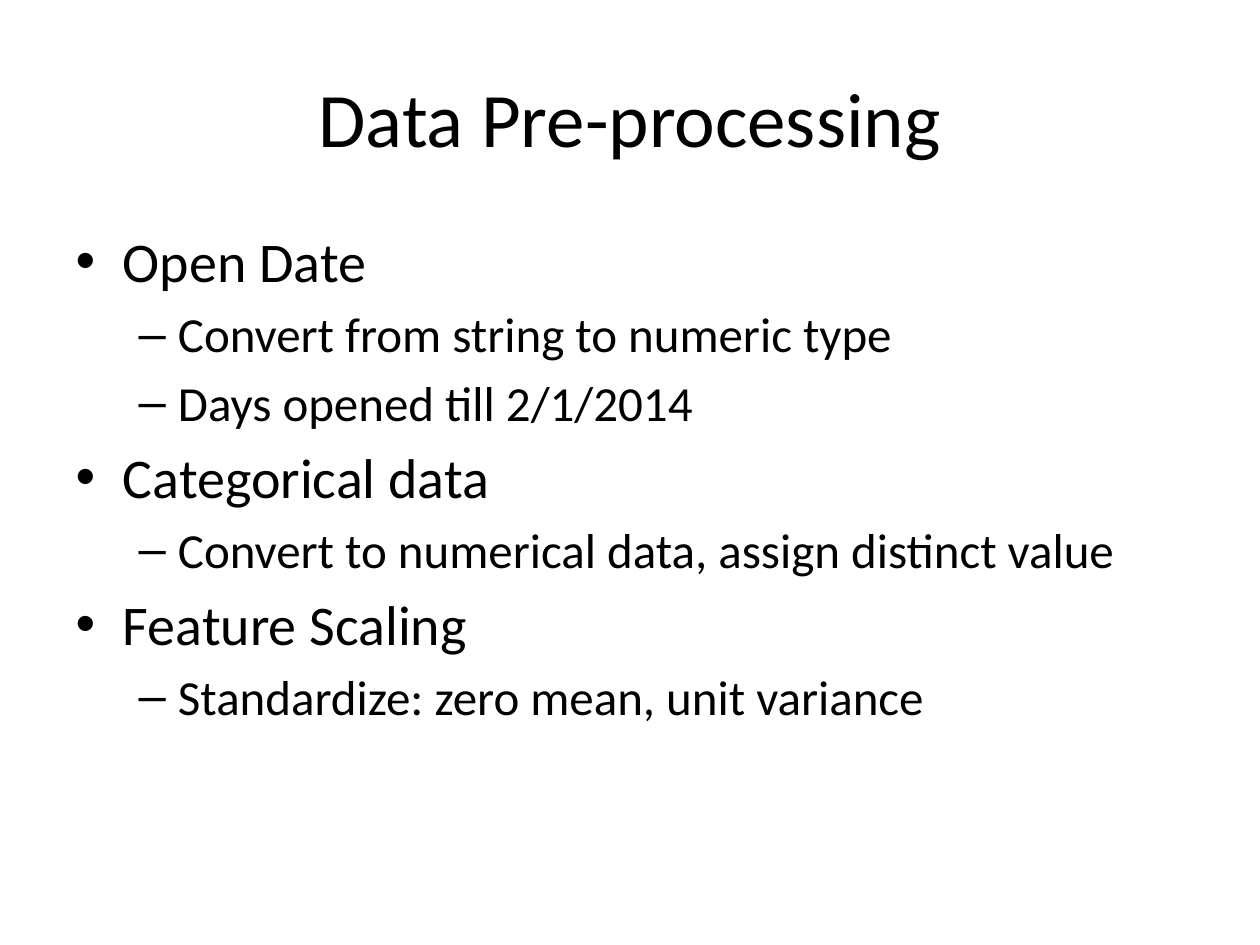
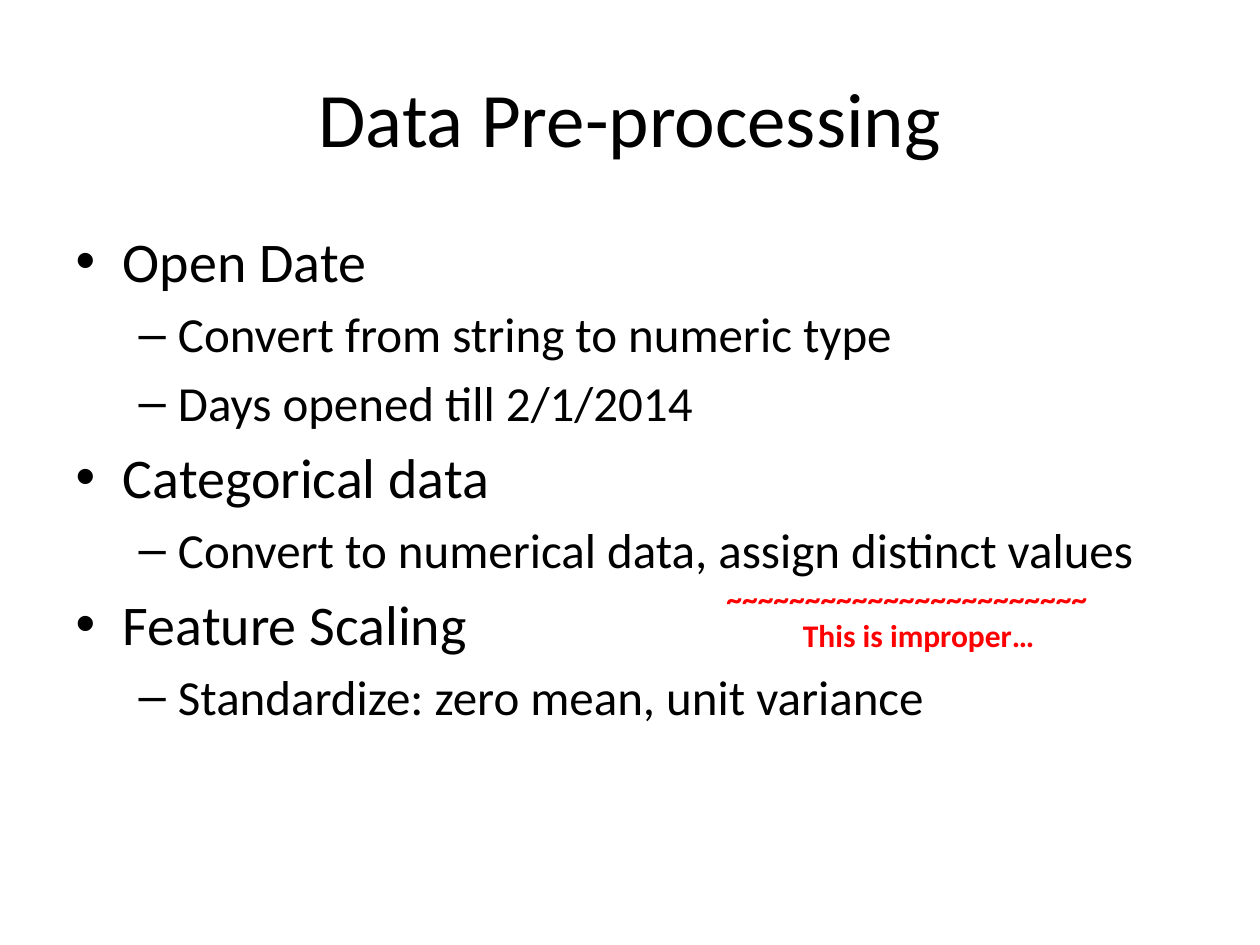
Before and after one commit to hxwang/revenue-prediction, a slide deck: slide 6 of doc/presentation/revenue-prediction.pptx. Drawn at 1260x945 pixels with LibreOffice and Linux fonts; fonts in the diff are those of the drawing. Boxes give left, top, right and bottom in pixels: in the first picture for what was removed or moved away, otherwise in the second. Text is boxed around its words. In the diff, an @@ line names an element or a change of style, - is before the commit and + after.

```diff
--- a/doc/presentation/revenue-prediction.pptx
+++ b/doc/presentation/revenue-prediction.pptx
@@ text at box(178, 534, 1133, 577): text changed @@
-  – Convert to numerical data, assign distinct value
+  – Convert to numerical data, assign distinct values
@@ text added at box(803, 625, 1034, 652), 18 pt, text #FF0000, bold @@
+~~~~~~~~~~~~~~~~~~~~~~~
+This is improper…
```
Also in this commit, not shown: 8 other slides changed, 1 slide added, 5 other files.
